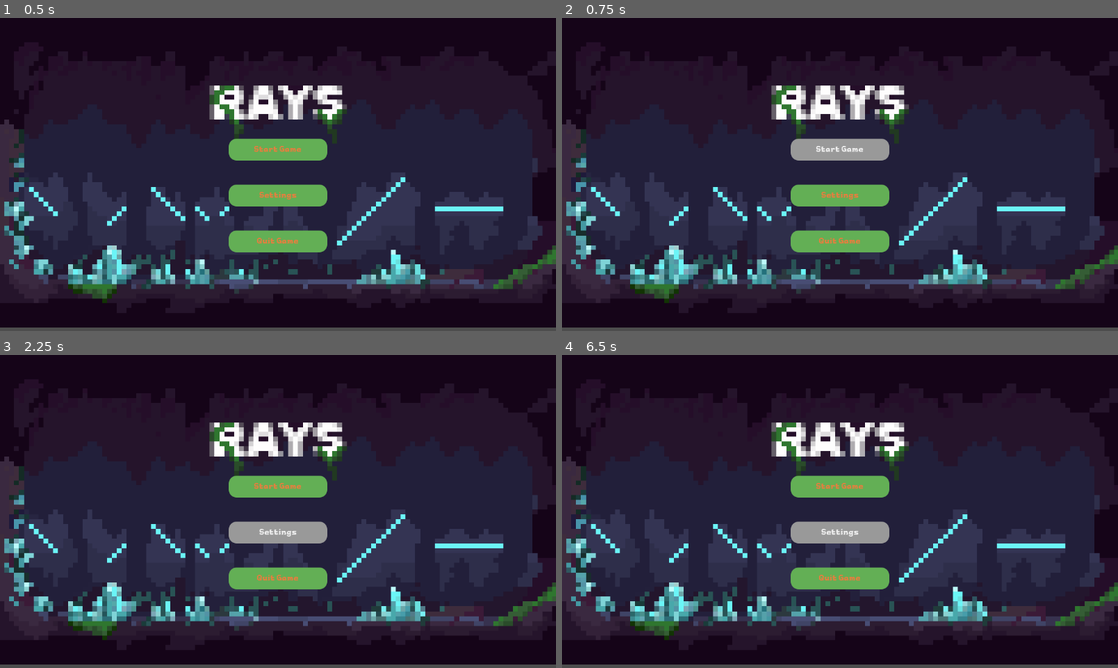
Above: before the commit, frames 1-4 (two rows, left to right).
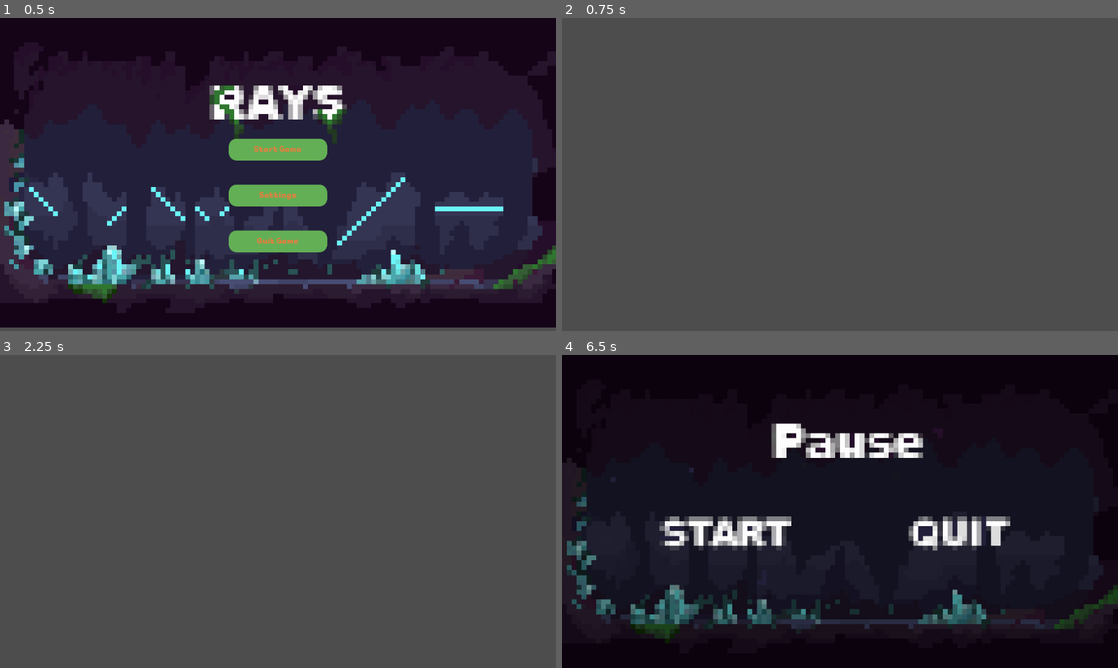
Above: after the commit, the same moments.

Repository: Alfreditann/rays2.1
Game: Godot game, scene res://Scenes/main_menu.tscn
Same seed, same stepped clock (60 frames per second), same inputs: the game is played once before the commit and once after it. Before the commit the project has no main scene; this scene is started directly in both runs.
Inputs (mouse positions are in pixels of both pictures, inside the frame that each line leads up to):
- Up to frame 1 (0.5 s): no input
- Up to frame 2 (0.75 s): click "Start Game" at 0.5 s
- Up to frame 3 (2.25 s): click (278, 486) at 1.25 s, where only the run before the commit has a clickable "Start Game"; click (278, 533) at 2 s, where only the run before the commit has a clickable "Settings"
- Up to frame 4 (6.5 s): hold D (move_right) 2.78-3.53 s; hold S (move_down) 3.53-4.28 s; hold D (move_right) 4.28-5.03 s; hold W (move_up) 5.03-5.78 s; hold A (move_left) from 5.78 s (still down); tap Escape (ui_cancel) at 6.4 s

Frame 1 is identical in both runs. In frame 2, 98% of the frame differs, in the area x 0-100%, y 0-99%; in frame 3, 98%; in frame 4, 50%.

Commit message:
Pause menu fixed, changed input.is_action_pressed to event.is_action_pressed, and added a new line in function ready: process_mode = Node.PROCESS_MODE_ALWAYS

Diff:
--- a/rays/GDScripts/main_menu.gd
+++ b/rays/GDScripts/main_menu.gd
@@ -2,8 +2,7 @@
 
 
 func _on_start_game_pressed() -> void:
-	#get_tree().change_scene_to_file("res://tscn/level_1.tscn")
-	pass
+	get_tree().change_scene_to_file("res://Scenes/pause_menu.tscn")
 
 func _on_settings_pressed() -> void:
 	pass
--- a/rays/GDScripts/pause_menu.gd
+++ b/rays/GDScripts/pause_menu.gd
@@ -1 +1,30 @@
 extends CanvasLayer
+
+func _ready() -> void:
+	process_mode = Node.PROCESS_MODE_ALWAYS
+	visible = false
+	get_tree().paused = false
+
+func _input(event: InputEvent) -> void:
+	if event.is_action_pressed("ui_cancel"):
+		if get_tree().paused:
+			visible = false
+			get_tree().paused = false
+		else:
+			visible = true
+			get_tree().paused = true
+
+func _on_return_to_game_pressed() -> void:
+	visible = false
+	get_tree().paused = false
+	print("Return")
+
+func _on_restart_pressed() -> void:
+	get_tree().reload_current_scene()
+	print("Restart")
+
+func _on_quit_to_main_menu_pressed() -> void:
+	visible = false
+	get_tree().paused = false
+	get_tree().change_scene_to_file("res://Scenes/main_menu.tscn")
+	print("Quit To Main Meny")
--- a/rays/Scenes/pause_menu.tscn
+++ b/rays/Scenes/pause_menu.tscn
@@ -1,6 +1,7 @@
-[gd_scene load_steps=15 format=3 uid="uid://dcai6x3ww052d"]
+[gd_scene load_steps=16 format=3 uid="uid://dcai6x3ww052d"]
 
 [ext_resource type="Texture2D" uid="uid://cdtqs3tsx2sgj" path="res://Assets/Sprites/pausemenu-rays.png" id="1_emv3i"]
+[ext_resource type="Script" uid="uid://x5dlbspw02r4" path="res://GDScripts/pause_menu.gd" id="1_k0w1u"]
 
 [sub_resource type="StyleBoxTexture" id="StyleBoxTexture_k0w1u"]
 texture = ExtResource("1_emv3i")
@@ -30,6 +31,7 @@
 [sub_resource type="StyleBoxTexture" id="StyleBoxTexture_0fi7f"]
 
 [node name="PauseMenu" type="CanvasLayer"]
+script = ExtResource("1_k0w1u")
 
 [node name="Panel" type="Panel" parent="."]
 anchors_preset = 15
@@ -50,21 +52,25 @@
 theme_override_styles/focus = SubResource("StyleBoxEmpty_bpi0q")
 
 [node name="QuitToMainMenu" type="Button" parent="."]
-offset_left = 440.0
-offset_top = 132.0
-offset_right = 740.0
-offset_bottom = 238.0
+offset_left = 720.0
+offset_top = 330.0
+offset_right = 932.0
+offset_bottom = 412.0
 theme_override_styles/normal = SubResource("StyleBoxEmpty_vmyb1")
 theme_override_styles/pressed = SubResource("StyleBoxEmpty_myy0f")
 theme_override_styles/hover = SubResource("StyleBoxEmpty_sjs17")
 theme_override_styles/focus = SubResource("StyleBoxEmpty_u8tnp")
 
 [node name="Restart" type="Button" parent="."]
-offset_left = 722.0
-offset_top = 326.0
-offset_right = 920.0
-offset_bottom = 412.0
+offset_left = 446.0
+offset_top = 138.0
+offset_right = 734.0
+offset_bottom = 224.0
 theme_override_styles/normal = SubResource("StyleBoxEmpty_stj27")
 theme_override_styles/pressed = SubResource("StyleBoxEmpty_ix48p")
 theme_override_styles/hover = SubResource("StyleBoxEmpty_524vl")
 theme_override_styles/focus = SubResource("StyleBoxTexture_0fi7f")
+
+[connection signal="pressed" from="ReturnToGame" to="." method="_on_return_to_game_pressed"]
+[connection signal="pressed" from="QuitToMainMenu" to="." method="_on_quit_to_main_menu_pressed"]
+[connection signal="pressed" from="Restart" to="." method="_on_restart_pressed"]
--- a/rays/project.godot
+++ b/rays/project.godot
@@ -11,6 +11,7 @@
 [application]
 
 config/name="Rays"
+run/main_scene="uid://0hda1be71iiq"
 config/features=PackedStringArray("4.5", "Forward Plus")
 config/icon="res://Assets/Objects/icon.svg"
 
@@ -46,6 +47,11 @@
 "events": [Object(InputEventKey,"resource_local_to_scene":false,"resource_name":"","device":-1,"window_id":0,"alt_press …(191 unchanged characters)…
 ]
 }
+Escape={
+"deadzone": 0.2,
+"events": [Object(InputEventKey,"resource_local_to_scene":false,"resource_name":"","device":0,"window_id":0,"alt_pressed":false,"shift_pressed":false,"ctrl_pressed":false,"meta_pressed":false,"pressed":false,"keycode":0,"physical_keycode":4194305,"key_label":0,"unicode":0,"location":0,"echo":false,"script":null)
+]
+}
 
 [physics]
 
